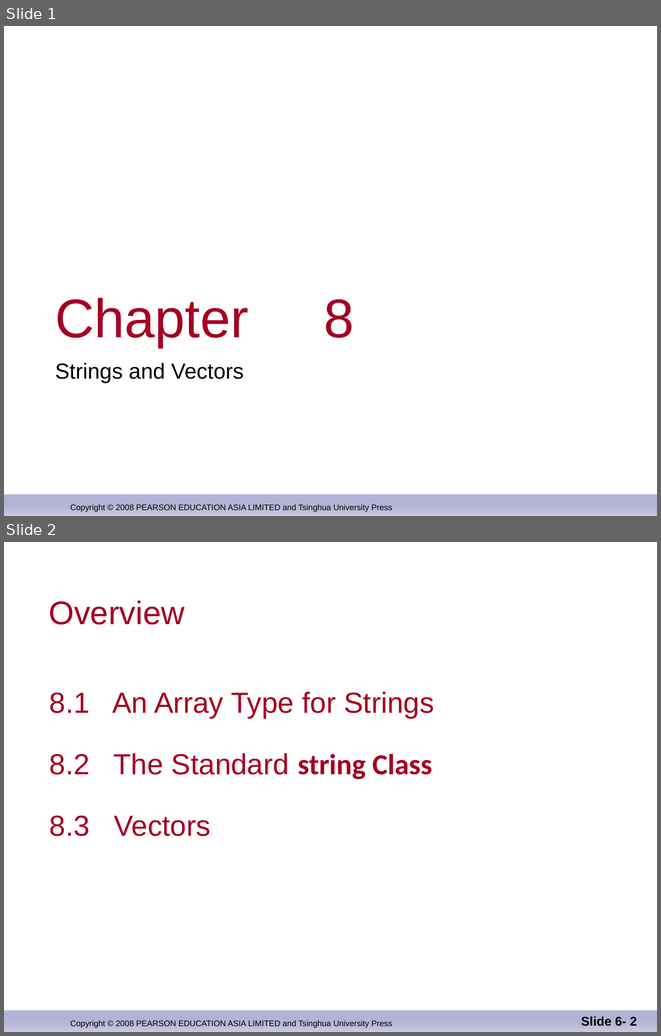
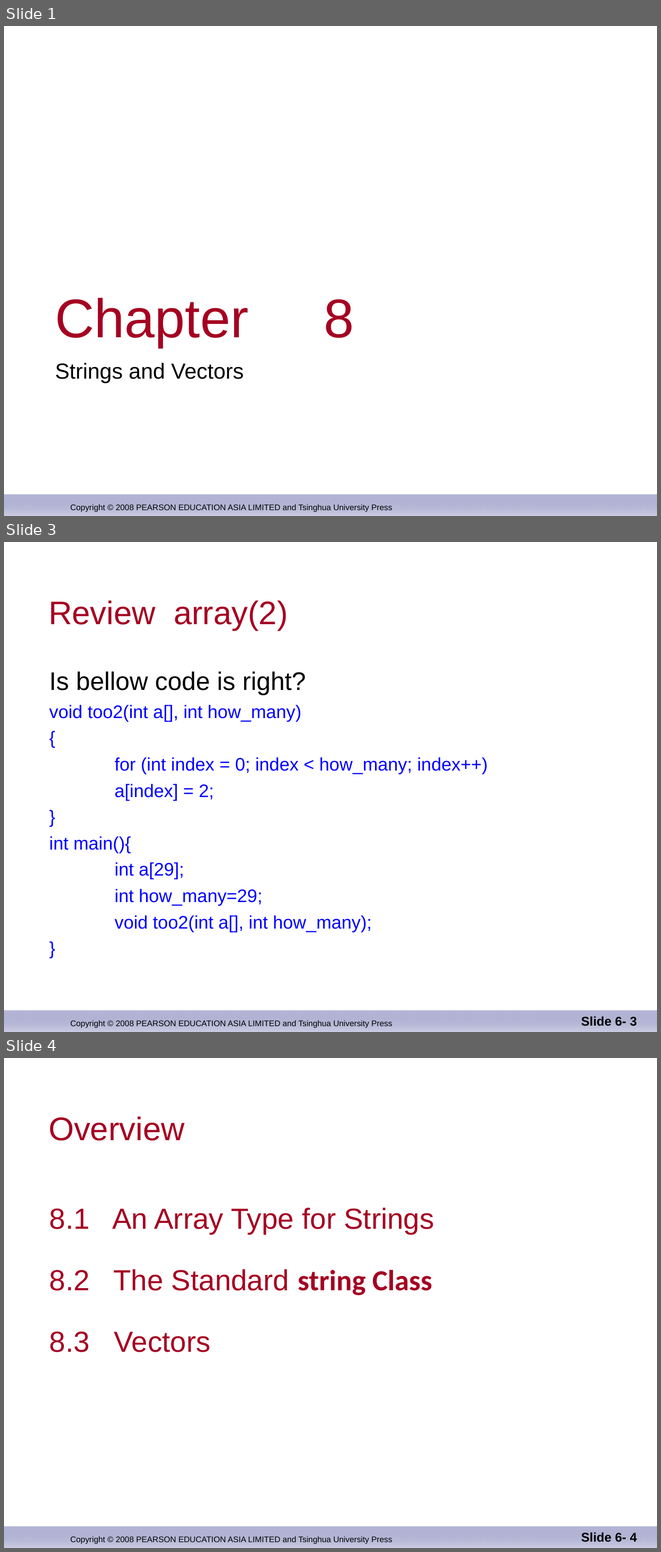
Before and after one commit to djuanbei/CPLUSPLUS, a slide deck: ppt/Chapter 8.ppt. Shown one above the other, each under a label of ours: slides 1 and 2 before the commit, slides 1, 3 and 4 after it; the slides between them are not shown. The pictures are 661x1036 and 661x1552 pixels, drawn with LibreOffice and Linux fonts; fonts in the diff are those of the drawing; background and template pictures are left out. Boxes give left, top, right and bottom in pixels: in the first picture for what was removed or moved away, otherwise in the second. Text is boxed around its words. In the diff, an @@ line names an element or a change of style, - is before the commit and + after.

```diff
--- a/ppt/Chapter 8.ppt
+++ b/ppt/Chapter 8.ppt
@@ slide 3 added at (4, 542, 657, 1032), background #FFFFFF; not listed: 2 template elements that a slide beside it also shows @@
@@ title added at (49, 600, 288, 631), 36 pt, text #A50021 @@
+Review array(2)
@@ text added at (49, 671, 488, 932), 20 pt, text #0000FF @@
+Is bellow code is right?
+void too2(int a[], int how_many)
+{
+for (int index = 0; index < how_many; index++)
+a[index] = 2;
+}
+int main(){
+int a[29];
+int how_many=29;
+void too2(int a[], int how_many);
+}
@@ page number added at (581, 1016, 637, 1026), 14 pt, text #000000, bold @@
+Slide 6- 3
@@ what was slide 2 is now slide 4 @@
@@ page number at (581, 1532, 637, 1542): text changed @@
-Slide 6- 2
+Slide 6- 4
```
Also in this commit, not shown: 7 slides changed, 2 other slides added, 1 other file.
